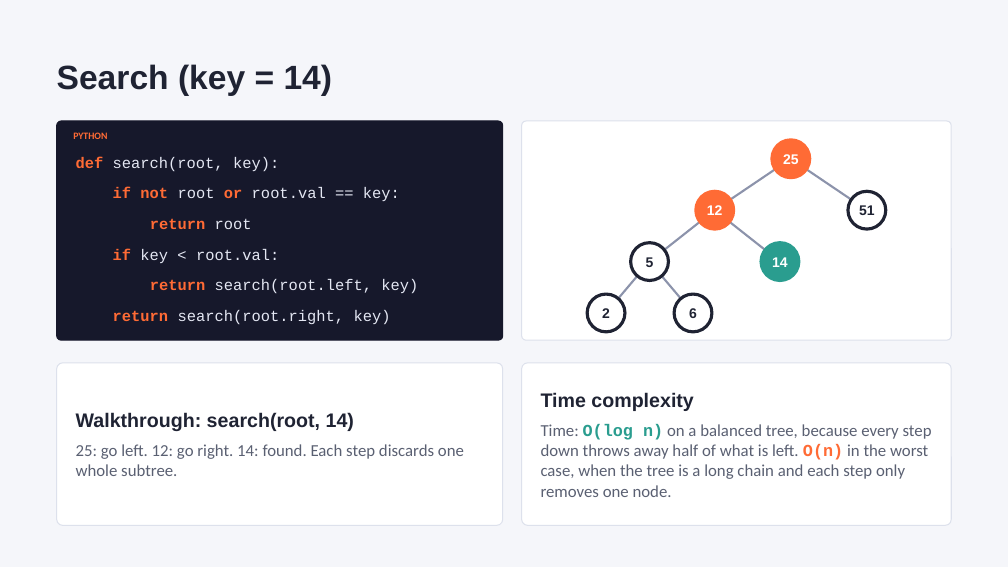
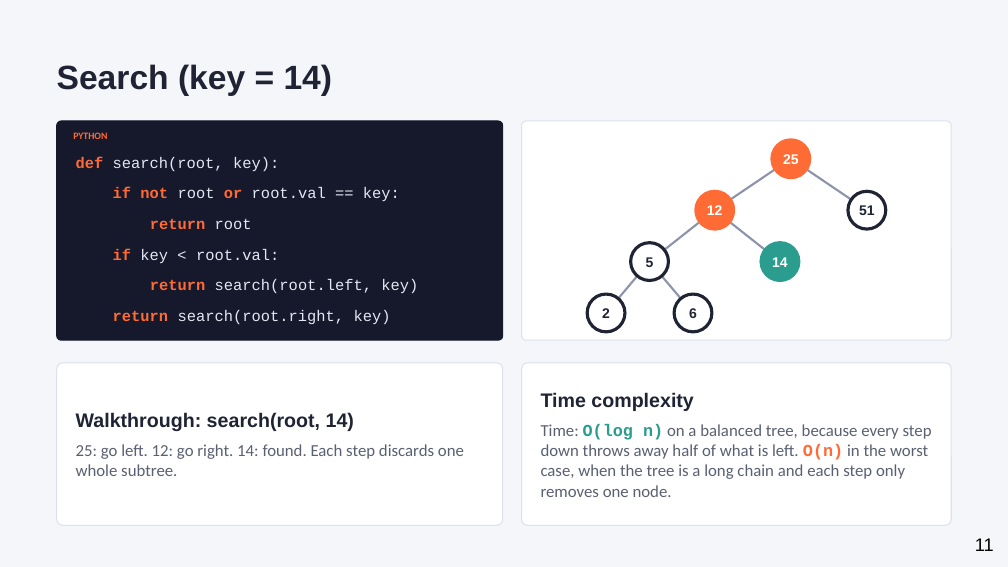
Before and after one commit to kapooramanpreet/TechnicalInterview101, a slide deck: slide 11 of assets/slides/Technical_Interview_101_Trees.pptx (slide 13 before the commit). Drawn at 1008x567 pixels with LibreOffice and Linux fonts; fonts in the diff are those of the drawing. Boxes give left, top, right and bottom in pixels: in the first picture for what was removed or moved away, otherwise in the second. Text is boxed around its words. In the diff, an @@ line names an element or a change of style, - is before the commit and + after.

```diff
--- a/assets/slides/Technical_Interview_101_Trees.pptx
+++ b/assets/slides/Technical_Interview_101_Trees.pptx
@@ page number added at box(975, 538, 994, 551), 13 pt, text #000000 @@
+11
```
Also in this commit, not shown: 24 other slides changed, 2 slides removed, 4 other files.
